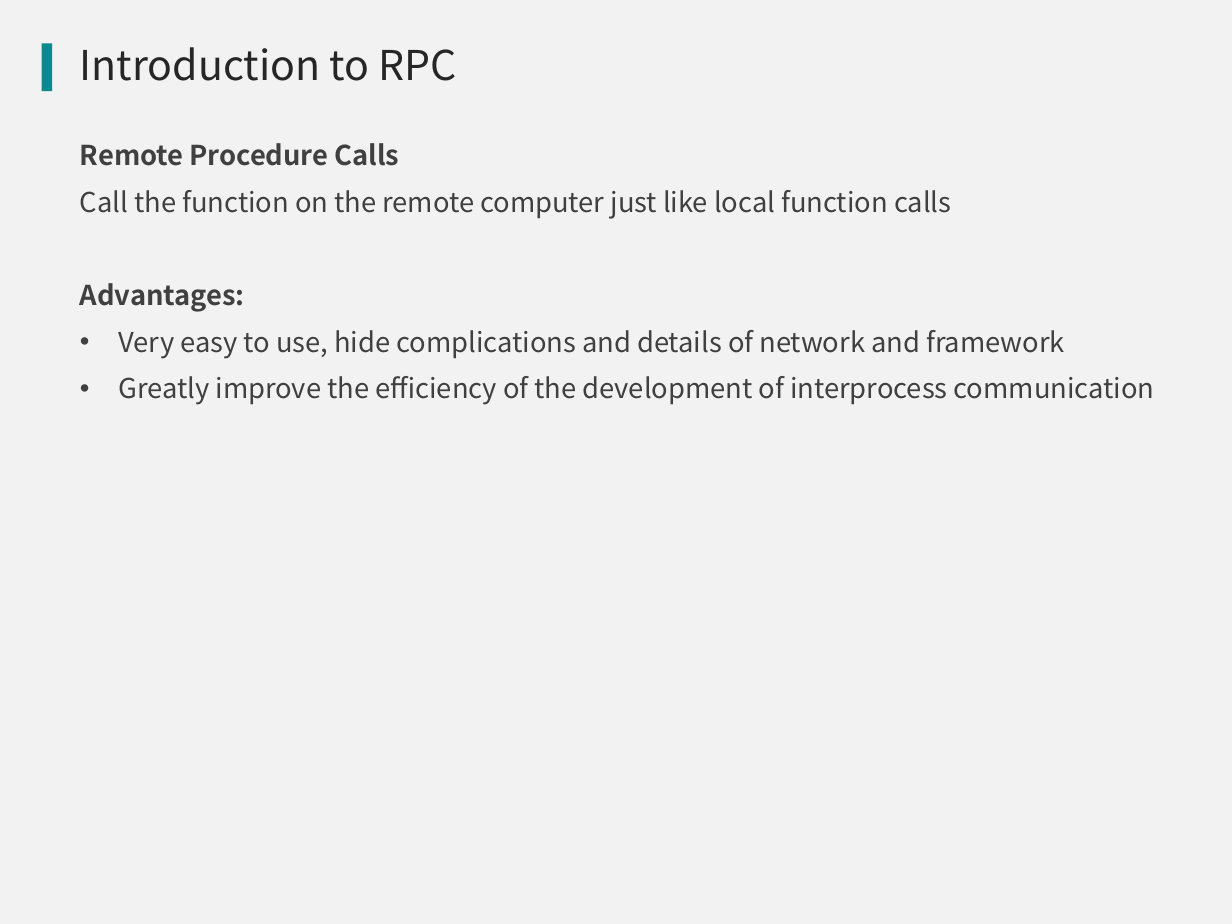
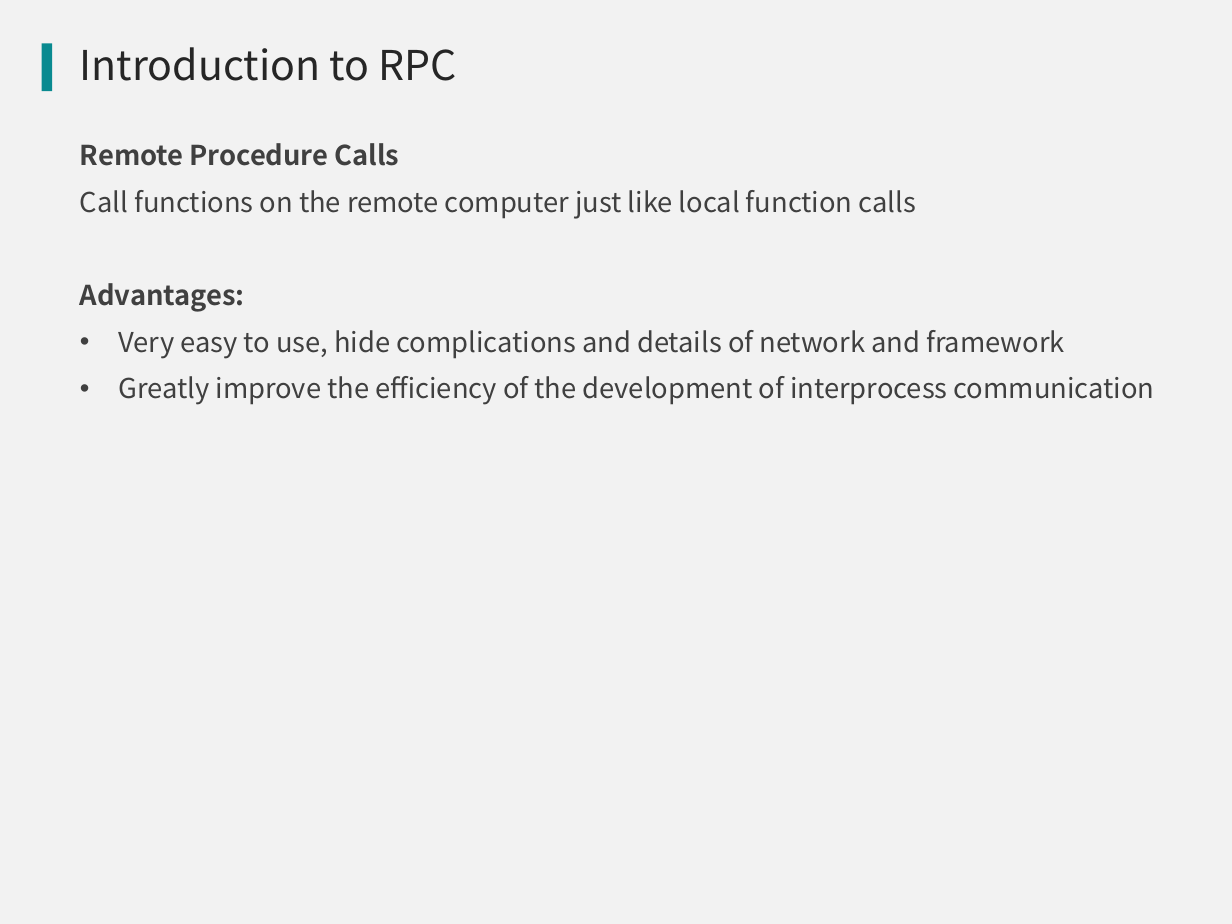
Before and after one commit to qicosmos/cppnow2017-ppt, a slide deck: slide 3 of An easy to use RPC framework implemented by c++11 and c++14.pptx. Drawn at 1232x924 pixels with LibreOffice and Linux fonts; fonts in the diff are those of the drawing; background and template pictures are left out. Boxes give left, top, right and bottom in pixels: in the first picture for what was removed or moved away, otherwise in the second. Text is boxed around its words. In the diff, an @@ line names an element or a change of style, - is before the commit and + after.

Commit message:
update

```diff
--- a/An easy to use RPC framework implemented by c++11 and c++14.pptx
+++ b/An easy to use RPC framework implemented by c++11 and c++14.pptx
@@ text at (x1=80, y1=190, x2=916, y2=219): text changed @@
-Call the function on the remote computer just like local function calls
+Call functions on the remote computer just like local function calls
```
Also in this commit, not shown: 6 other slides changed, 1 slide added.
